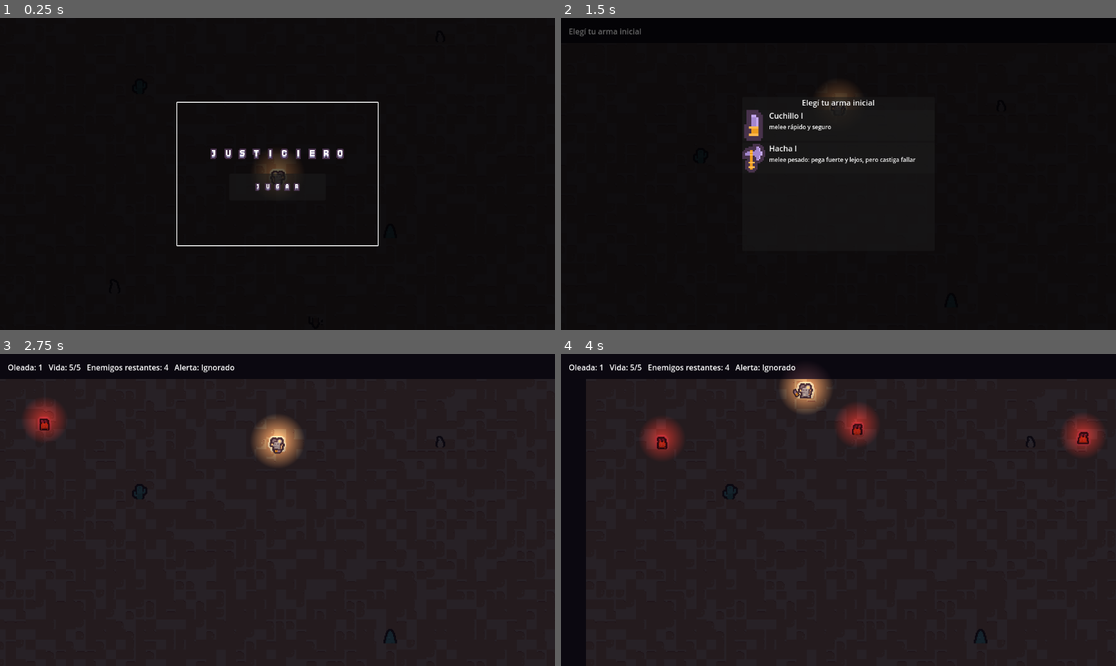
Above: before the commit, frames 1-4 (two rows, left to right).
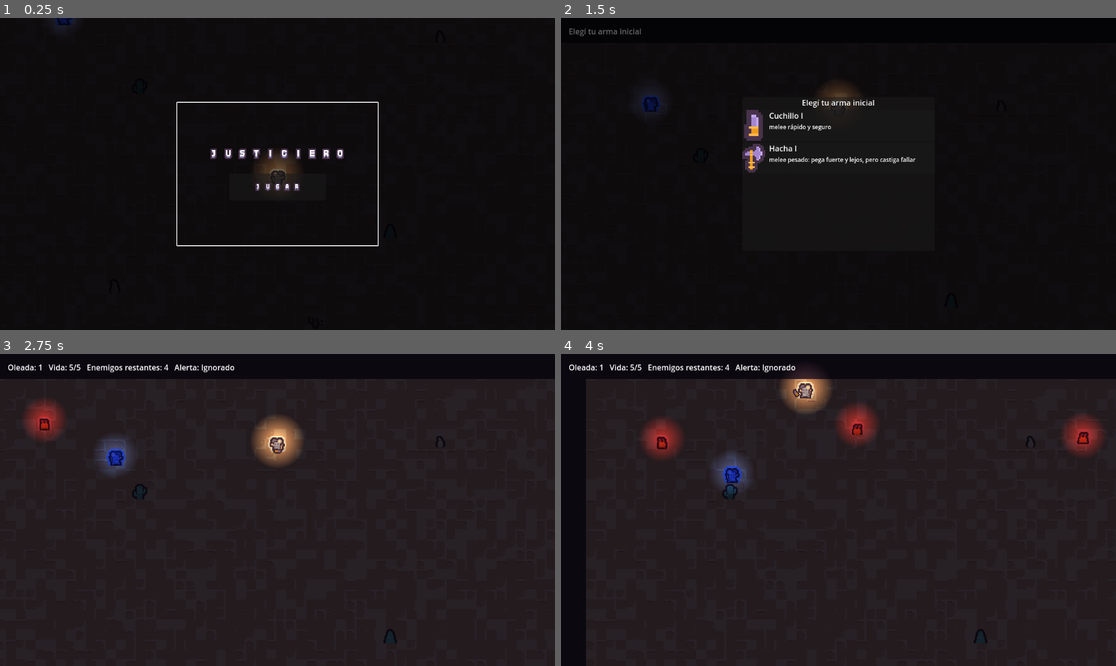
Above: after the commit, the same moments.

Repository: ksanch3x/Justiciero
Game: Godot game, scene res://scenes/Main.tscn
Same seed, same stepped clock (60 frames per second), same inputs: the game is played once before the commit and once after it.
Inputs (mouse positions are in pixels of both pictures, inside the frame that each line leads up to):
- Up to frame 1 (0.25 s): no input
- Up to frame 2 (1.5 s): tap Enter at 0.5 s; move the mouse to (810, 236) at 0.52 s; press the mouse at (810, 236) at 0.53 s; hold W (move_up) 0.53-1.25 s; tap Space (dash) at 0.6 s; release the mouse at (810, 236) at 1.25 s; click (838, 186) at 1.25 s
- Up to frame 3 (2.75 s): click (277, 460) at 2.02 s
- Up to frame 4 (4 s): move the mouse to (1005, 556) at 2.77 s; hold W (move_up) 2.78-3.53 s; click (1005, 556) at 2.85 s; tap Space (dash) at 3.05, 3.6 s; move the mouse to (672, 463) at 3.52 s; press the mouse at (672, 463) at 3.53 s; hold A (move_left) from 3.53 s (still down)

The runs differ from the first frame. In frame 1, less than 0.1% of the frame differs, in the area x 9-14%, y 0-4%; in frame 2, 0.2%; in frame 3, 0.6%; in frame 4, 0.6%, in the area x 27-35%, y 31-45%.

Commit message:
Facción Policía: Police.gd/Police.tscn reaccionan al Nivel de Alerta
Máquina de estados PATROL/INVESTIGATE/PURSUE/ATTACK disparada por
FactionManager.level_changed (no por distancia como Enemy.gd): investiga
la última posición de ruido al subir a Sospecha, persigue directo al
llegar a Persecución. Reusa el sprite del jugador teñido de azul (el pack
no tiene una 5ta fila de enemigo libre). Un policía patrullando desde el
arranque para poder probar la reacción sin todavía tener refuerzos.

Diff:
--- /dev/null
+++ b/prototypes/combat-topdown/scenes/Police.tscn
@@ -0,0 +1,50 @@
+[gd_scene load_steps=8 format=3]
+
+[ext_resource type="Script" path="res://scripts/Police.gd" id="1"]
+[ext_resource type="Texture2D" path="res://assets/desert-shooter-pack/Players/Tiles/tile_0008.png" id="2"]
+[ext_resource type="Texture2D" path="res://assets/desert-shooter-pack/Players/Tiles/tile_0009.png" id="3"]
+[ext_resource type="Texture2D" path="res://assets/desert-shooter-pack/Players/Tiles/tile_0010.png" id="4"]
+[ext_resource type="Texture2D" path="res://assets/generated/light_glow.tres" id="5"]
+
+[sub_resource type="CircleShape2D" id="CircleShape2D_police"]
+radius = 14.0
+
+[sub_resource type="SpriteFrames" id="SpriteFrames_police"]
+animations = [{
+"frames": [{
+"duration": 1.0,
+"texture": ExtResource("2")
+}, {
+"duration": 1.0,
+"texture": ExtResource("3")
+}, {
+"duration": 1.0,
+"texture": ExtResource("4")
+}],
+"loop": true,
+"name": &"walk",
+"speed": 5.0
+}]
+
+[node name="Police" type="CharacterBody2D"]
+collision_layer = 2
+collision_mask = 10
+script = ExtResource("1")
+
+[node name="Visual" type="AnimatedSprite2D" parent="."]
+scale = Vector2(1.4, 1.4)
+modulate = Color(0.45, 0.6, 1, 1)
+sprite_frames = SubResource("SpriteFrames_police")
+animation = &"walk"
+frame = 0
+playing = true
+texture_filter = 1
+
+[node name="CollisionShape2D" type="CollisionShape2D" parent="."]
+shape = SubResource("CircleShape2D_police")
+
+[node name="Glow" type="PointLight2D" parent="."]
+texture = ExtResource("5")
+color = Color(0.3, 0.5, 1, 1)
+energy = 0.8
+texture_scale = 0.3
--- a/prototypes/combat-topdown/scripts/FactionManager.gd
+++ b/prototypes/combat-topdown/scripts/FactionManager.gd
@@ -32,6 +32,10 @@
 var meter: float = 0.0
 var level: int = AlertLevel.IGNORED
 var _hold_timer: float = 0.0
+## Última posición donde se generó ruido — a dónde va Police.gd a
+## investigar cuando el nivel sube a SUSPICION. Sin sentido hasta el primer
+## report_noise(); Police.gd solo lo lee después de que el nivel ya subió.
+var last_noise_position: Vector2 = Vector2.ZERO
 
 signal level_changed(new_level: int, old_level: int)
 
@@ -45,10 +49,12 @@
 	_recompute_level()
 
 ## Reporta una fuente de ruido (ver constantes NOISE_*). `amount` vive en el
-## mismo rango 0-100 del medidor.
-func report_noise(amount: float) -> void:
+## mismo rango 0-100 del medidor. `position` es dónde ocurrió — Police.gd la
+## usa como punto de investigación cuando el nivel sube a SUSPICION.
+func report_noise(amount: float, position: Vector2) -> void:
 	meter = min(100.0, meter + amount)
 	_hold_timer = decay_hold_time
+	last_noise_position = position
 	_recompute_level()
 
 func _recompute_level() -> void:
--- a/prototypes/combat-topdown/scripts/Main.gd
+++ b/prototypes/combat-topdown/scripts/Main.gd
@@ -3,6 +3,7 @@
 @export var enemy_scene: PackedScene = preload("res://scenes/Enemy.tscn")
 @export var spitter_scene: PackedScene = preload("res://scenes/Spitter.tscn")
 @export var runner_scene: PackedScene = preload("res://scenes/Runner.tscn")
+@export var police_scene: PackedScene = preload("res://scenes/Police.tscn")
 
 ## Sprite del jefe: fila sin usar hasta ahora del pack (fila 3, "morada"),
 ## ver STATUS.md sección "Mapa de assets". Son tiles 24x24 completos, igual
@@ -117,6 +118,7 @@
 	FactionManager.reset()
 
 	_apply_room(RoomData.get_room(current_room_id))
+	_spawn_police()
 
 	# Menú principal primero (bloquea _process igual que _choosing_upgrade):
 	# recién al tocar "Jugar" arranca la pantalla de elegir arma inicial.
@@ -231,6 +233,17 @@
 
 func _on_enemy_died() -> void:
 	enemies_alive -= 1
+
+## Un solo policía patrullando desde el arranque, para poder probar la
+## reacción al Nivel de Alerta (GDD Fase 3) sin todavía tener refuerzos ni
+## bloqueo de salidas. No se re-spawnea por sala como los enemigos de
+## oleada — las 7 salas comparten la misma geometría 900x640 (ver
+## RoomData.gd), así que con quedarse quieto entre transiciones alcanza
+## para esta primera versión.
+func _spawn_police() -> void:
+	var police := police_scene.instantiate()
+	add_child(police)
+	police.global_position = Vector2(-350, -260)
 
 func _show_upgrade_selection() -> void:
 	if _player.has_wave_regen and _player.health < _player.max_health:
--- a/prototypes/combat-topdown/scripts/Player.gd
+++ b/prototypes/combat-topdown/scripts/Player.gd
@@ -367,7 +367,7 @@
 	# GDD 2.2: melee es silencioso comparado con las armas de fuego (sin
 	# sistema de testigos todavía, así que por ahora es un ruido chico
 	# plano en vez de "silencioso salvo testigo").
-	FactionManager.report_noise(FactionManager.NOISE_MELEE)
+	FactionManager.report_noise(FactionManager.NOISE_MELEE, global_position)
 
 ## Feedback visual simple: el sprite del arma se adelanta y vuelve.
 func _play_melee_lunge() -> void:
@@ -408,7 +408,7 @@
 		_start_reload()
 	_start_shake(1.5)
 	# GDD 2.2: disparos = radio grande, casi siempre sube a Nivel 1 (Sospecha).
-	FactionManager.report_noise(FactionManager.NOISE_GUNSHOT)
+	FactionManager.report_noise(FactionManager.NOISE_GUNSHOT, global_position)
 
 func _start_reload() -> void:
 	if is_reloading:
--- /dev/null
+++ b/prototypes/combat-topdown/scripts/Police.gd
@@ -0,0 +1,157 @@
+extends CharacterBody2D
+
+## Facción Policía (GDD games/justiciero/GDD.md, secciones 2.1/2.2/5.1) —
+## primera versión: reacciona al Nivel de Alerta de FactionManager.gd en vez
+## de perseguir al jugador por proximidad directa como Enemy.gd. Estructura
+## de movimiento/telegraph calcada de Enemy.gd (mismo patrón de máquina de
+## estados, mismo Fx.telegraph_attack) pero es un script propio porque el
+## disparador de la persecución es otro: un nivel de alerta global, no
+## distancia. Sin arresto/no-letal todavía (GDD 2.3) — por ahora ATTACK
+## hace daño de contacto igual que un enemigo común.
+enum State { PATROL, INVESTIGATE, PURSUE, ATTACK }
+
+@export var speed: float = 85.0
+@export var patrol_speed: float = 40.0
+@export var max_health: int = 4
+@export var contact_damage: int = 1
+@export var contact_range: float = 22.0
+@export var attack_interval: float = 1.0
+@export var attack_telegraph_time: float = 0.3
+@export var patrol_radius: float = 90.0
+## Cuánto se queda "mirando alrededor" en el punto de ruido antes de
+## rendirse y volver a PATROL, si el nivel de alerta no siguió subiendo.
+@export var investigate_timeout: float = 4.0
+
+var health: int
+var _player: Node2D
+var _state: State = State.PATROL
+var _spawn_position: Vector2
+var _patrol_target: Vector2
+var _investigate_timer: float = 0.0
+var _attack_timer: float = 0.0
+var _telegraphing: bool = false
+var _telegraph_time_left: float = 0.0
+
+signal died
+signal health_changed(current: int, max_health: int)
+
+@onready var _anim: AnimatedSprite2D = $Visual
+
+func _ready() -> void:
+	health = max_health
+	# Grupo "enemy" a propósito: así el melee/dash-push del jugador
+	# (Player._melee_attack()/_apply_dash_area_effect(), que iteran
+	# get_nodes_in_group("enemy")) funcionan contra la policía sin tocar
+	# ese código — Main.gd no escanea ese grupo para las oleadas, así que no
+	# hay riesgo de que un policía cuente como enemigo de oleada. "police"
+	# aparte para diferenciarlo cuando haga falta (letal/no letal, GDD 2.3).
+	add_to_group("enemy")
+	add_to_group("police")
+	_player = get_tree().get_first_node_in_group("player")
+	_anim.play("walk")
+	_spawn_position = global_position
+	_pick_patrol_target()
+	FactionManager.level_changed.connect(_on_alert_level_changed)
+
+func _on_alert_level_changed(new_level: int, _old_level: int) -> void:
+	if new_level == FactionManager.AlertLevel.IGNORED:
+		if _state != State.PATROL:
+			_state = State.PATROL
+			_pick_patrol_target()
+		return
+	if new_level >= FactionManager.AlertLevel.CHASE:
+		_state = State.PURSUE
+		return
+	# SUSPICION: solo interrumpe una patrulla tranquila — si ya está
+	# investigando/persiguiendo, ese estado decide cuándo bajar de nivel.
+	if _state == State.PATROL:
+		_state = State.INVESTIGATE
+		_investigate_timer = investigate_timeout
+
+func _physics_process(delta: float) -> void:
+	if not is_instance_valid(_player):
+		_player = get_tree().get_first_node_in_group("player")
+		return
+
+	var to_player: Vector2 = _player.global_position - global_position
+	var dist_to_player: float = to_player.length()
+
+	match _state:
+		State.PATROL:
+			_process_patrol()
+		State.INVESTIGATE:
+			_process_investigate(delta)
+		State.PURSUE:
+			if dist_to_player <= contact_range:
+				_state = State.ATTACK
+			else:
+				velocity = to_player.normalized() * speed
+		State.ATTACK:
+			velocity = Vector2.ZERO
+			if dist_to_player > contact_range:
+				_state = State.PURSUE
+	move_and_slide()
+
+	# Mira hacia donde camina en PATROL/INVESTIGATE; hacia el jugador en
+	# PURSUE/ATTACK, ya lo tiene detectado.
+	var chasing: bool = _state == State.PURSUE or _state == State.ATTACK
+	var facing: Vector2 = to_player if chasing else velocity
+	if abs(facing.x) > 1.0:
+		_anim.flip_h = facing.x < 0.0
+
+	_attack_timer -= delta
+
+	if _telegraphing:
+		_telegraph_time_left -= delta
+		if _telegraph_time_left <= 0.0:
+			_telegraphing = false
+			if dist_to_player <= contact_range and _player.has_method("take_damage"):
+				_player.take_damage(contact_damage)
+			_attack_timer = attack_interval
+	elif _state == State.ATTACK and dist_to_player <= contact_range and _attack_timer <= 0.0 and contact_damage > 0:
+		_telegraphing = true
+		_telegraph_time_left = attack_telegraph_time
+		Fx.telegraph_attack(_anim, attack_telegraph_time)
+
+func _process_patrol() -> void:
+	var to_target: Vector2 = _patrol_target - global_position
+	if to_target.length() <= 6.0:
+		_pick_patrol_target()
+		velocity = Vector2.ZERO
+		return
+	velocity = to_target.normalized() * patrol_speed
+
+## Camina hacia last_noise_position y se queda ahí `investigate_timeout`
+## segundos "mirando alrededor" antes de rendirse — el nivel de alerta
+## puede escalar a CHASE en cualquier momento vía _on_alert_level_changed,
+## que corta esto de inmediato.
+func _process_investigate(delta: float) -> void:
+	var target: Vector2 = FactionManager.last_noise_position
+	var to_target: Vector2 = target - global_position
+	if to_target.length() <= 10.0:
+		velocity = Vector2.ZERO
+		_investigate_timer -= delta
+		if _investigate_timer <= 0.0:
+			_state = State.PATROL
+			_pick_patrol_target()
+		return
+	velocity = to_target.normalized() * speed
+
+func _pick_patrol_target() -> void:
+	var offset := Vector2(randf_range(-patrol_radius, patrol_radius), randf_range(-patrol_radius, patrol_radius))
+	_patrol_target = _spawn_position + offset
+
+func take_damage(amount: int) -> void:
+	health -= amount
+	if health <= 0:
+		health = 0
+		health_changed.emit(health, max_health)
+		died.emit()
+		Fx.play_death(self, _anim)
+		return
+	health_changed.emit(health, max_health)
+	Fx.flash_damage(_anim)
+	# Un golpe por sorpresa alerta al policía de inmediato, igual que en
+	# Enemy.gd — no depende de que el nivel de alerta global haya subido.
+	if _state == State.PATROL or _state == State.INVESTIGATE:
+		_state = State.PURSUE
Not shown, changed: prototypes/combat-topdown/STATUS.md
